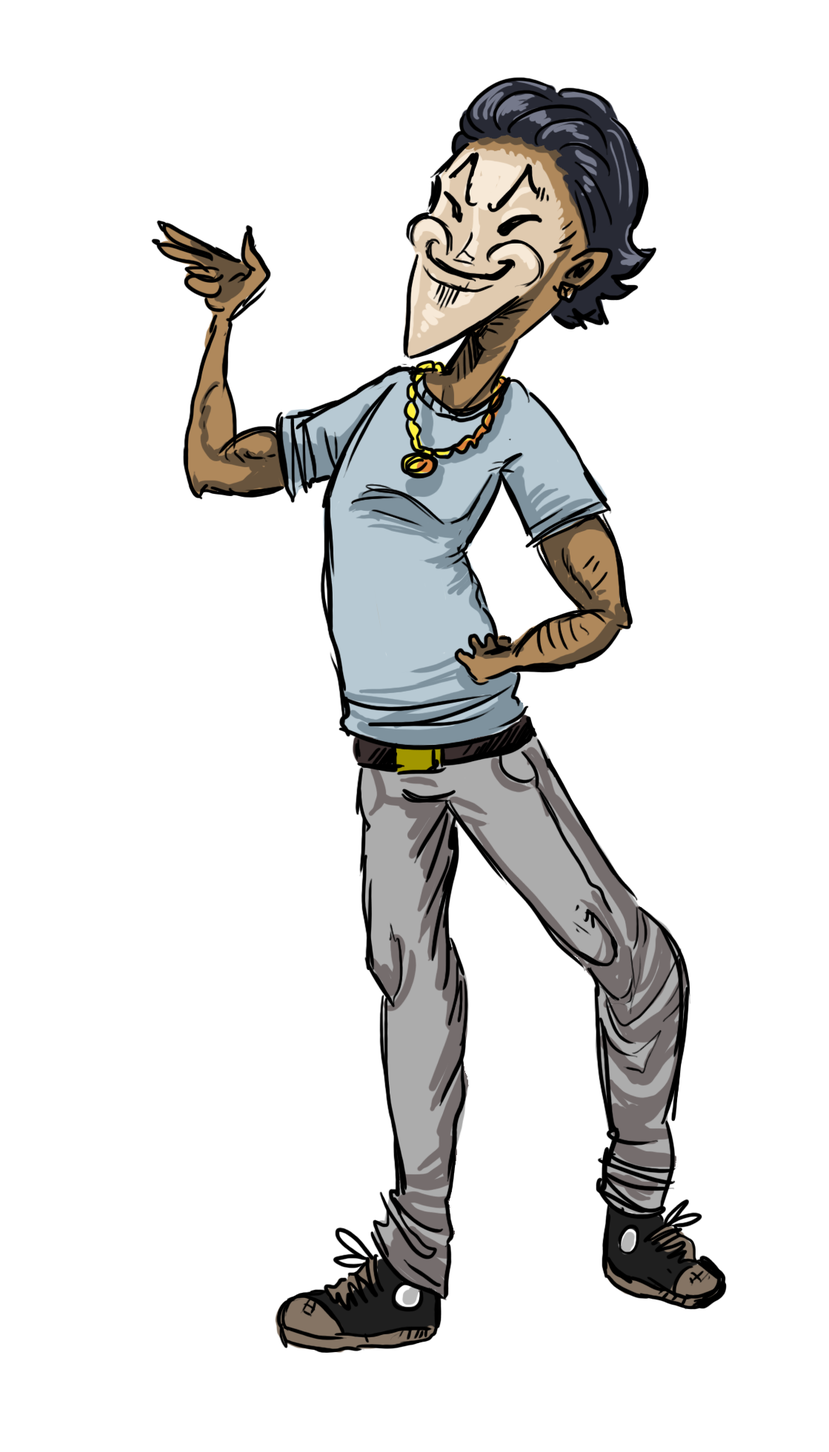
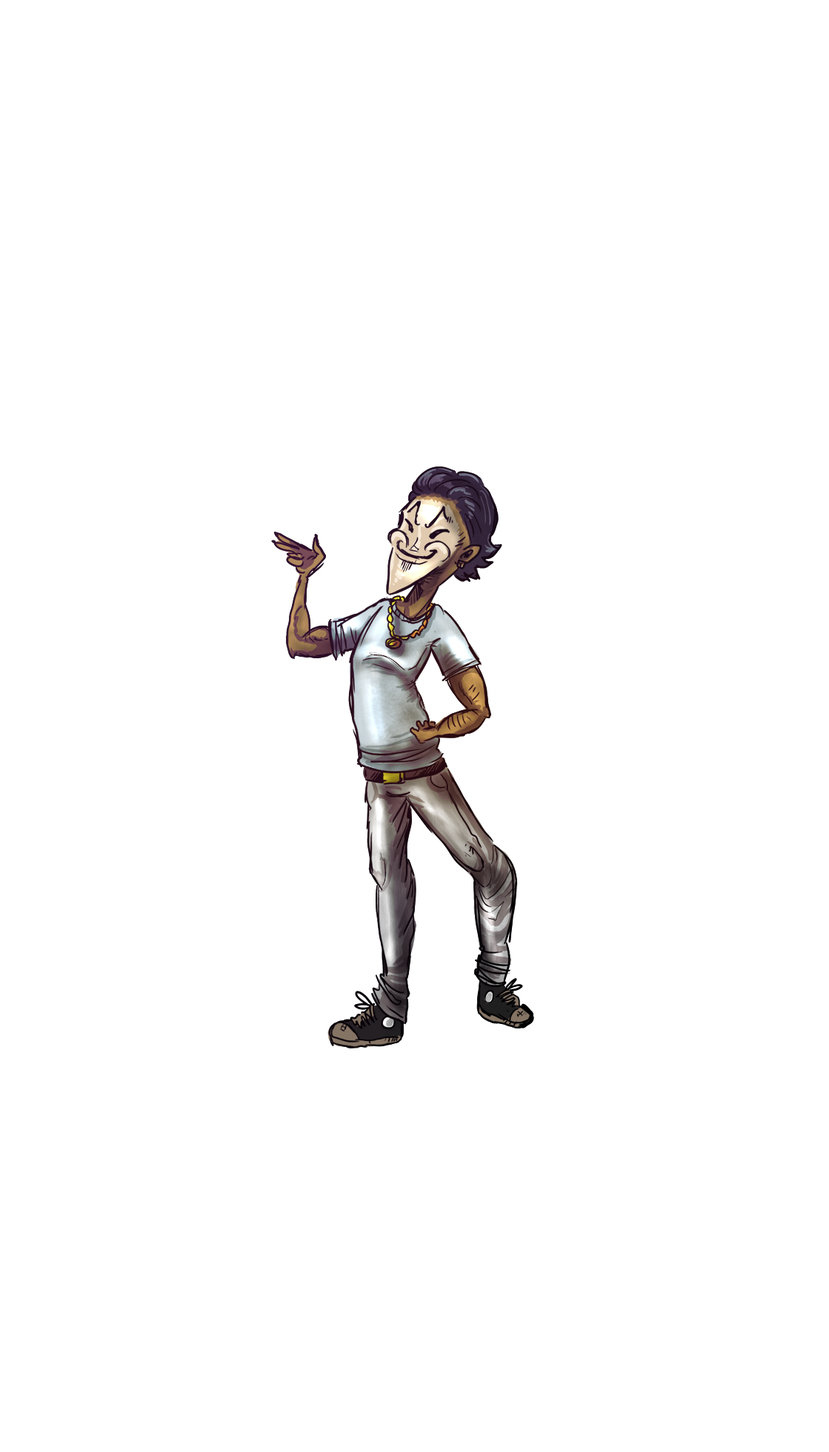
Revision of a layered 829 x 1452 image; what changed, layer by layer:
added group "Group 1" (1st of 2) with 5 layers above "Group 1" over [271, 466, 534, 1049]
added layer "Layer 2" (soft light, 70%) in group "Group 1" over [293, 537, 518, 936]
added layer "Layer 1" (lighter color, 50%) in group "Group 1" over [271, 466, 523, 1049]
added layer "outline copy" in group "Group 1" over [271, 466, 534, 1049]
added layer "outline" (1st of 2, in "Group 1") in group "Group 1" over [271, 466, 534, 1049]
added layer "farver" (1st of 2, in "Group 1") in group "Group 1" over [274, 467, 531, 1049]
moved "outline" (2nd of 2, in "Group 1") into group "Group 1" over [151, 77, 727, 1354]
moved "farver" (2nd of 2, in "Group 1") into group "Group 1" over [158, 79, 721, 1354]
